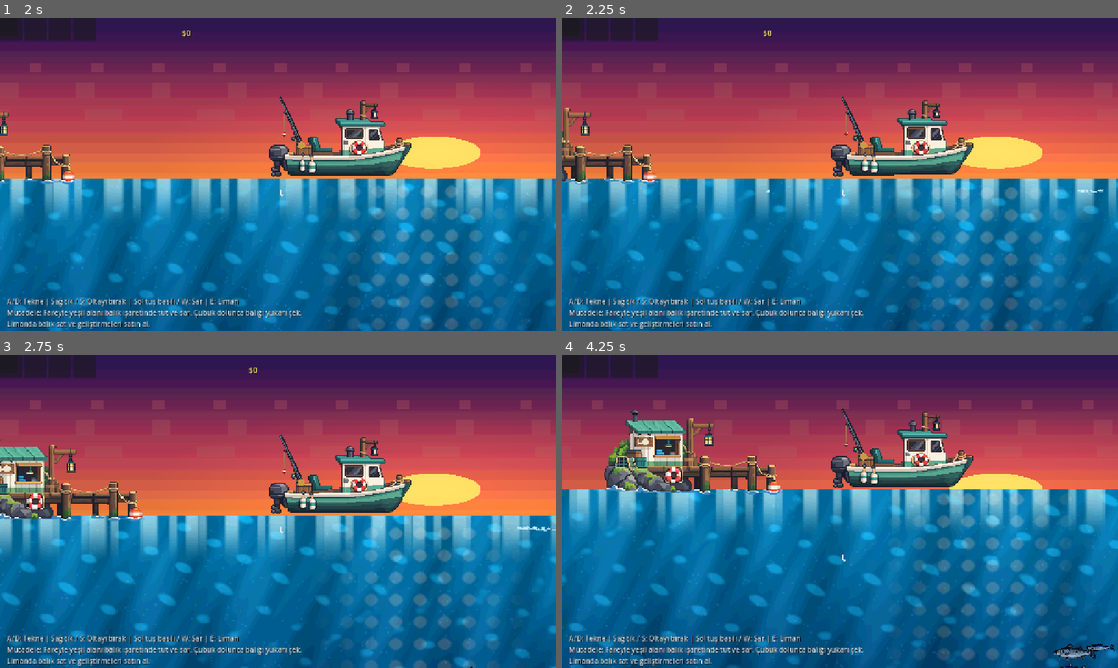
Above: before the commit, frames 1-4 (two rows, left to right).
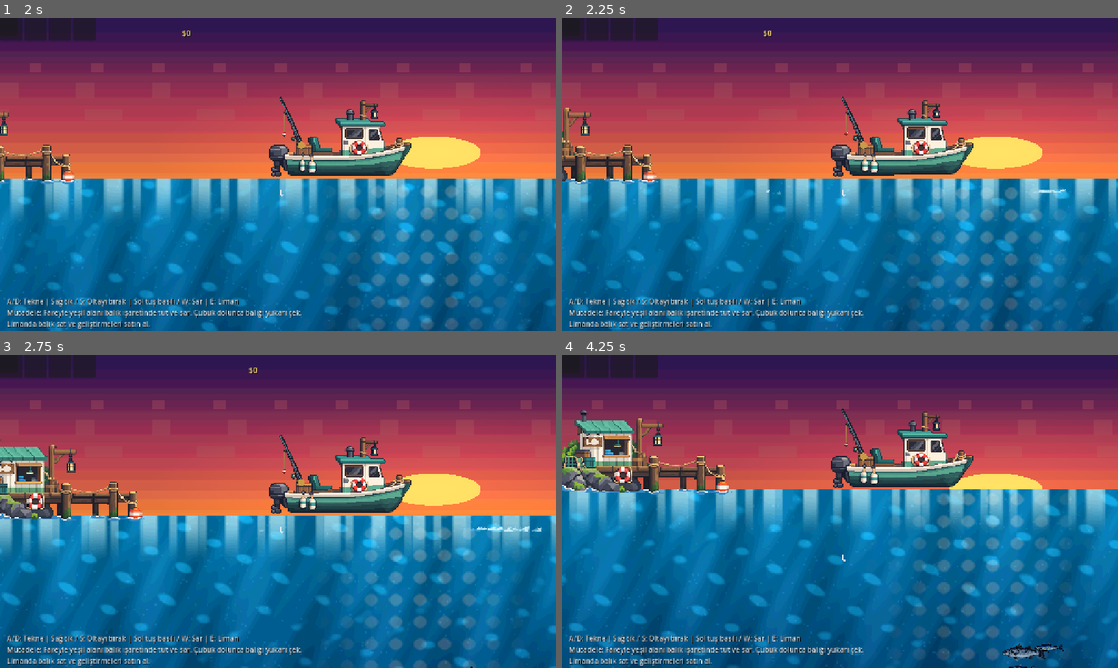
Above: after the commit, the same moments.

Repository: mirackayademir/TinyFisher
Game: Godot game, scene res://scenes/world.tscn
Two runs of this game, one before a commit and one after it. Both use one fixed random seed, a clock stepped at 60 frames per second and the inputs below.
Inputs (mouse positions are in pixels of both pictures, inside the frame that each line leads up to):
- Up to frame 1 (2 s): move the mouse to (250, 237) at 0.52 s; hold W from 0.53 s (still down); tap E (dock) at 0.6, 1.35 s; click (250, 237) at 0.67 s; move the mouse to (444, 221) at 1.27 s
- Up to frame 2 (2.25 s): move the mouse to (673, 127) at 2.02 s; release W at 2.03 s; hold A (move_left) from 2.03 s (still down); tap E (dock) at 2.1 s
- Up to frame 3 (2.75 s): keep holding A (move_left)
- Up to frame 4 (4.25 s): move the mouse to (867, 511) at 2.77 s; tap E (dock) at 2.85, 3.6 s; click (867, 511) at 2.92 s; move the mouse to (756, 433) at 3.52 s; release A (move_left) at 3.53 s; hold S from 3.53 s (still down)

Frame 1 is identical in both runs. In frame 2, less than 0.1% of the frame differs, in the area x 37-98%, y 54-57%; in frame 3, 0.1%; in frame 4, 7.0%, in the area x 0-100%, y 17-100%.

Commit message:
Fix wake origin and harbor movement limit

Diff:
--- a/scenes/boat.gd
+++ b/scenes/boat.gd
@@ -2,7 +2,7 @@
 
 @export var speed: float = 220.0
 @export var speed_per_level: float = 35.0
-@export var min_world_x: float = -145.0
+@export var min_world_x: float = 220.0
 
 @export var rod_rest_rotation: float = 0.0
 @export var rod_reel_rotation: float = -0.16
@@ -21,12 +21,14 @@
 @onready var rod_tip: Marker2D = $RodPivot/RodTip
 @onready var boat_visual: Sprite2D = $BoatVisual
 @onready var wake_particles: CPUParticles2D = $WakeParticles
+@onready var wake_trail: CPUParticles2D = $WakeTrail
 
 
 func _ready() -> void:
 	_boat_visual_base_position = boat_visual.position
 	_rod_base_position = rod_pivot.position
 	wake_particles.emitting = false
+	wake_trail.emitting = false
 
 
 func _physics_process(delta: float) -> void:
@@ -38,7 +40,7 @@
 		velocity.y = 0.0
 		move_and_slide()
 
-	# Limanın görselinin içine geçme. Sol sınır, yanaşma/yükseltme alanını açık bırakır.
+	# Limanın içine girme; sağ taraftaki yanaşma/geliştirme noktasında dur.
 	if global_position.x < min_world_x:
 		global_position.x = min_world_x
 		if velocity.x < 0.0:
@@ -62,18 +64,27 @@
 func _update_wake() -> void:
 	var moving := can_move and absf(velocity.x) > 20.0
 	wake_particles.emitting = moving
+	wake_trail.emitting = moving
 
 	if not moving:
 		return
 
 	var movement_sign := signf(velocity.x)
-	wake_particles.direction = Vector2(-movement_sign, 0.10)
+	var speed_ratio := clampf(absf(velocity.x) / maxf(speed, 1.0), 0.35, 1.0)
+	var foam_y := 40.0 + sin(_sea_time * 2.2) * 1.5
 
-	# Köpük her zaman hareket yönünün arkasından çıkar.
+	wake_particles.direction = Vector2(-movement_sign, 0.04)
+	wake_trail.direction = Vector2(-movement_sign, 0.02)
+	wake_particles.speed_scale = lerpf(0.72, 1.08, speed_ratio)
+	wake_trail.speed_scale = lerpf(0.65, 1.0, speed_ratio)
+
+	# Kaynak teknenin kıçına yakın. Parçacıklar artık teknenin çok gerisinden başlamaz.
 	if movement_sign > 0.0:
-		wake_particles.position = Vector2(78.0, 38.0)
+		wake_particles.position = Vector2(168.0, foam_y)
+		wake_trail.position = Vector2(184.0, foam_y + 3.0)
 	else:
-		wake_particles.position = Vector2(900.0, 38.0)
+		wake_particles.position = Vector2(812.0, foam_y)
+		wake_trail.position = Vector2(795.0, foam_y + 3.0)
 
 
 func _update_rod_pose(delta: float) -> void:
@@ -123,6 +134,7 @@
 	if not enabled:
 		velocity = Vector2.ZERO
 		wake_particles.emitting = false
+		wake_trail.emitting = false
 
 
 func _on_hook_area_entered(area: Area2D) -> void:
